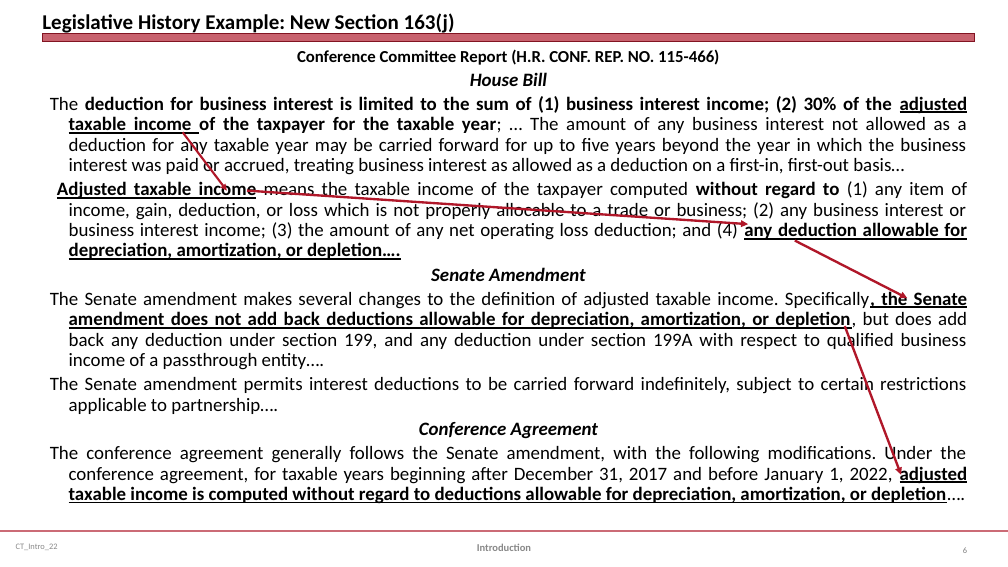
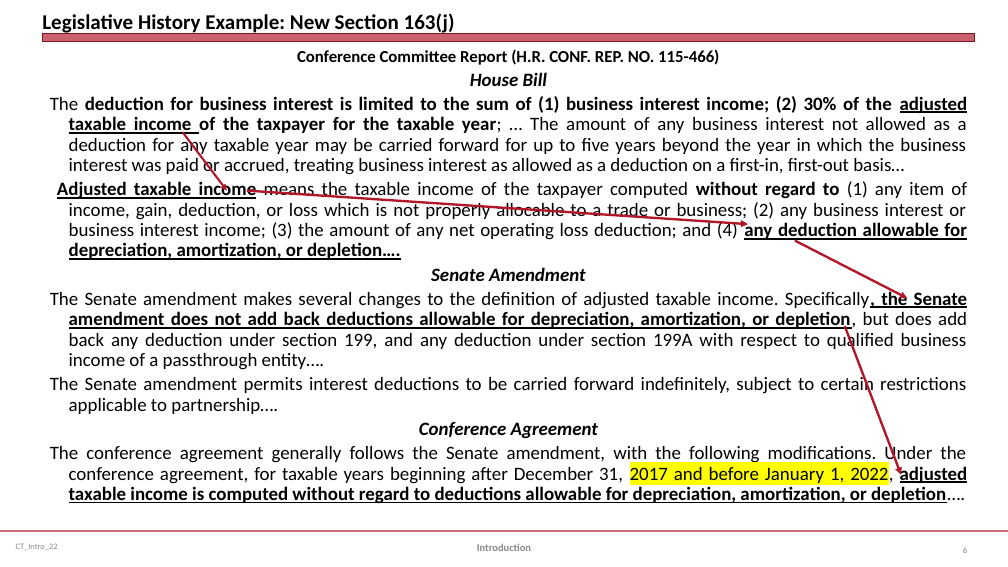
Before and after one commit to jmc877/Corporate-Tax, a slide deck: slide 6 of slides/CT_Intro_22.pptx. Drawn at 1008x567 pixels with LibreOffice and Linux fonts; fonts in the diff are those of the drawing. Boxes give left, top, right and bottom in pixels: in the first picture for what was removed or moved away, otherwise in the second. Text is boxed around its words. In the diff, an @@ line names an element or a change of style, - is before the commit and + after.

```diff
--- a/slides/CT_Intro_22.pptx
+++ b/slides/CT_Intro_22.pptx
@@ text at (50,444,968,504): highlight none to #FFFF00 in "2017 and before January 1, 2022," @@
```
Also in this commit, not shown: 5 other files.
